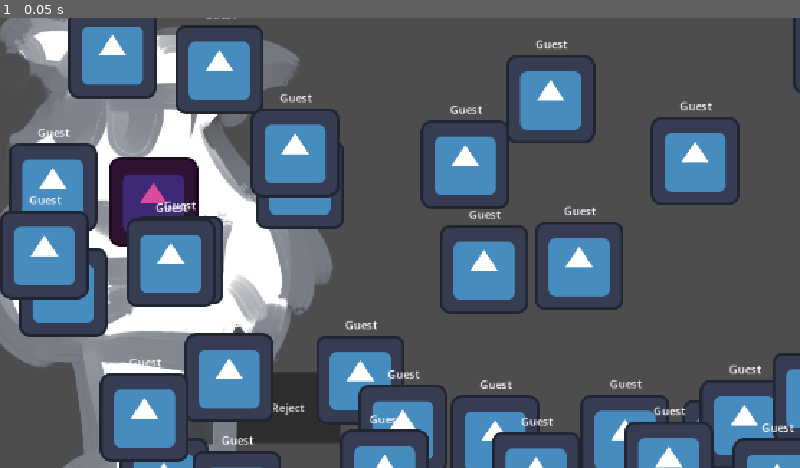
Above: before the commit, frame 1.
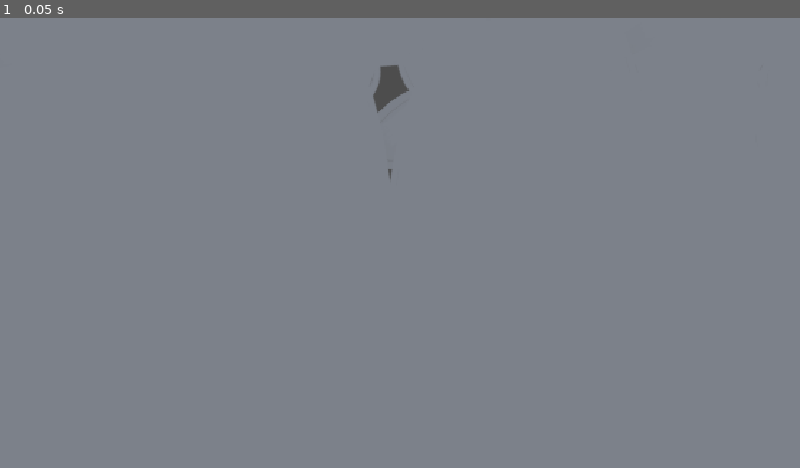
Above: after the commit, the same moment.

Repository: benjamin051000/ruff-night-out
Game: Godot game, scene res://src/core/main.tscn
The game is run twice, just before and just after one commit, with the same random seed, the same clock (stepped at 60 frames per second) and the same inputs. The engine's default icon, where the game draws it, is replaced by a stand-in: a white triangle on a blue panel in a dark square.
Inputs:
- Up to frame 1 (0.05 s): no input

The runs differ from the first frame. In frame 1, 93% of the frame differs, in the area x 0-100%, y 0-100%.

Commit message:
Add guest texture
Remove label

Signed-off-by: Benjamin Wheeler <benjaminwheeler0510@gmail.com>

Diff:
--- a/src/characters/guest.tscn
+++ b/src/characters/guest.tscn
@@ -1,7 +1,7 @@
 [gd_scene format=3 uid="uid://cd0f67f7l6p3e"]
 
 [ext_resource type="Script" uid="uid://cub3q0665kin3" path="res://src/characters/guest.gd" id="1_0lvjc"]
-[ext_resource type="Texture2D" uid="uid://cpivaro1u3vas" path="res://icon.svg" id="2_q4hpw"]
+[ext_resource type="Texture2D" uid="uid://bsdu0u6gcew7v" path="res://assets/placeholder_dogoutline.png" id="2_q4hpw"]
 [ext_resource type="PackedScene" uid="uid://pl5mdsgdp4c4" path="res://src/minigames/speech_bubble.tscn" id="2_rmeho"]
 
 [node name="Guest" type="Node2D" unique_id=159835390]
@@ -11,10 +11,4 @@
 texture = ExtResource("2_q4hpw")
 
 [node name="SpeechBubble" parent="." unique_id=441492960 instance=ExtResource("2_rmeho")]
-
-[node name="Label" type="Label" parent="." unique_id=1319460068]
-offset_left = -22.0
-offset_top = -91.0
-offset_right = 18.0
-offset_bottom = -68.0
-text = "Guest"
+visible = false
Binary file added: assets/placeholder_dogoutline.png
Not shown, added: assets/placeholder_dogoutline.png.import
